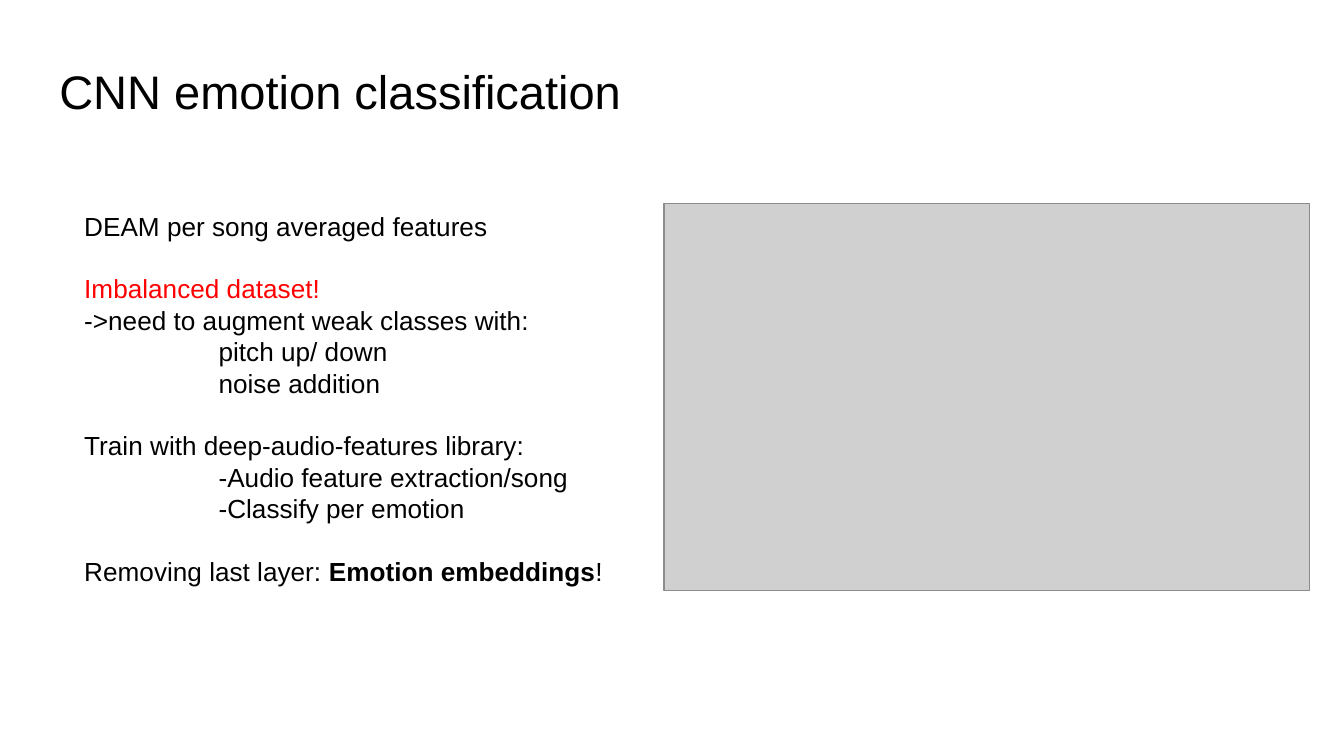
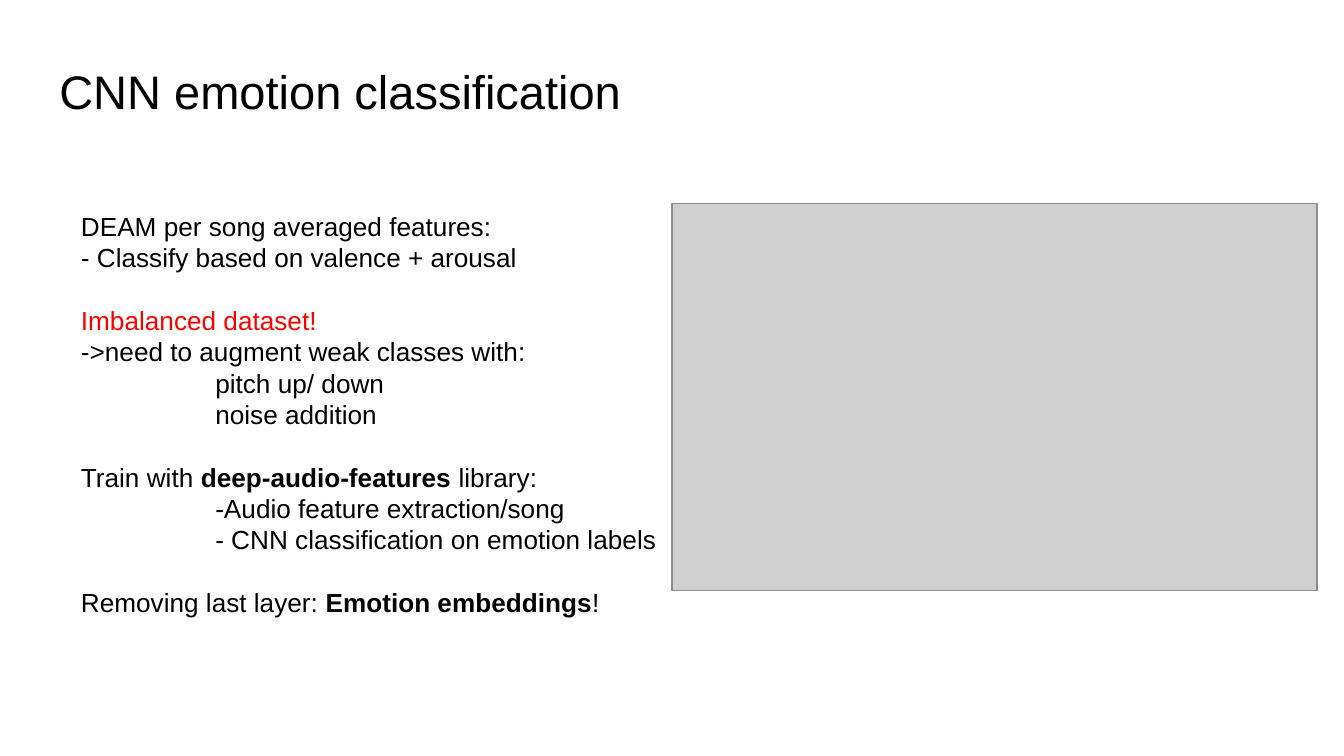
Before and after one commit to johnsaveus/Multimodal, a slide deck: slide 9 of SongSimilarityRetrieval.pptx. Drawn at 1344x756 pixels with LibreOffice and Linux fonts; fonts in the diff are those of the drawing; grey boxes stand for pictures. Boxes give left, top, right and bottom in pixels: in the first picture for what was removed or moved away, otherwise in the second. Text is boxed around its words. In the diff, an @@ line names an element or a change of style, - is before the commit and + after.

```diff
--- a/SongSimilarityRetrieval.pptx
+++ b/SongSimilarityRetrieval.pptx
@@ picture moved from (x1=664, y1=203, x2=1309, y2=590) to (x1=672, y1=203, x2=1317, y2=590) @@
@@ text at (x1=81, y1=217, x2=517, y2=273): text changed @@
-DEAM per song averaged features
+DEAM per song averaged features:
+- Classify based on valence + arousal
@@ text at (x1=81, y1=468, x2=537, y2=493): bold on in "deep-audio-features" @@
@@ text at (x1=231, y1=530, x2=655, y2=550): text changed @@
--Classify per emotion
+- CNN classification on emotion labels
```
Also in this commit, not shown: 5 other slides changed.
